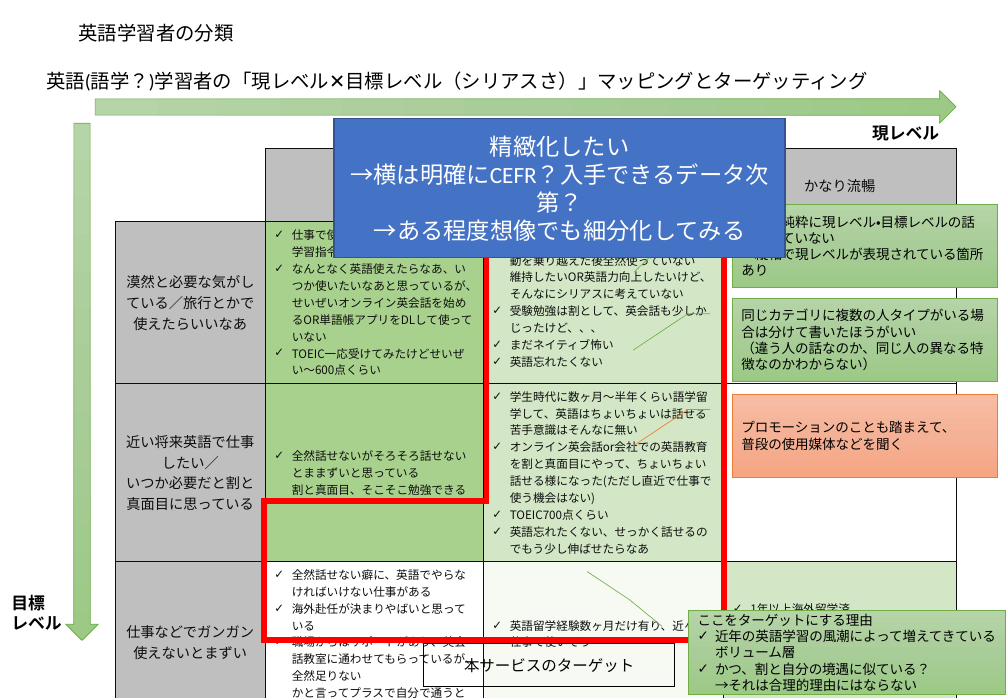
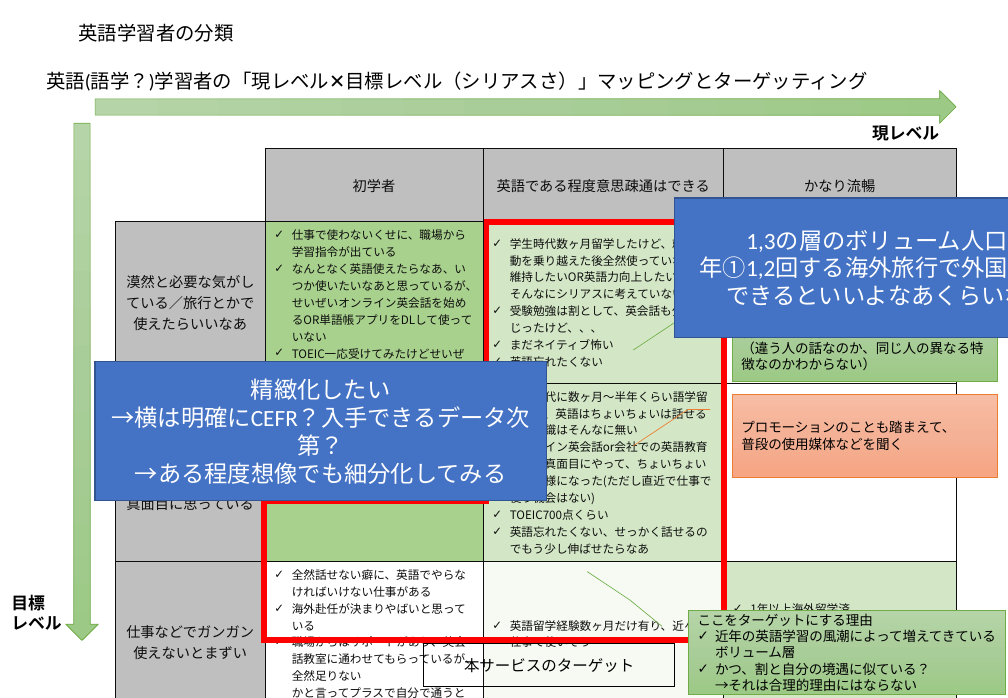
Before and after one commit to teamCairo/convas, a slide deck: slide 1 of zz_document/project_Parfait/1_1_ユーザ分析_ver.0.1.pptx. Drawn at 1008x698 pixels with LibreOffice and Linux fonts; fonts in the diff are those of the drawing. Boxes give left, top, right and bottom in pixels: in the first picture for what was removed or moved away, otherwise in the second. Text is boxed around its words. In the diff, an @@ line names an element or a change of style, - is before the commit and + after.

```diff
--- a/zz_document/project_Parfait/1_1_ユーザ分析_ver.0.1.pptx
+++ b/zz_document/project_Parfait/1_1_ユーザ分析_ver.0.1.pptx
@@ rectangle added at bbox=[675, 198, 1008, 338], fill #4472C4, outline #325491 1 pt, 18 pt, text #FFFFFF @@
+1,3の層のボリューム人口は、
+年①1,2回する海外旅行で外国人とお話
+できるといいよなあくらいな動機
@@ border callout removed at bbox=[732, 205, 998, 289] @@
-縦横が純粋に現レベル・目標レベルの話になっていない
-→縦軸で現レベルが表現されている箇所あり
@@ rectangle "精緻化したい": place and size @@
-rectangle "精緻化したい" at bbox=[334, 118, 786, 258]
+rectangle "精緻化したい" at bbox=[95, 361, 546, 501]
```
Also in this commit, not shown: 1 slide added, 14 other files.
